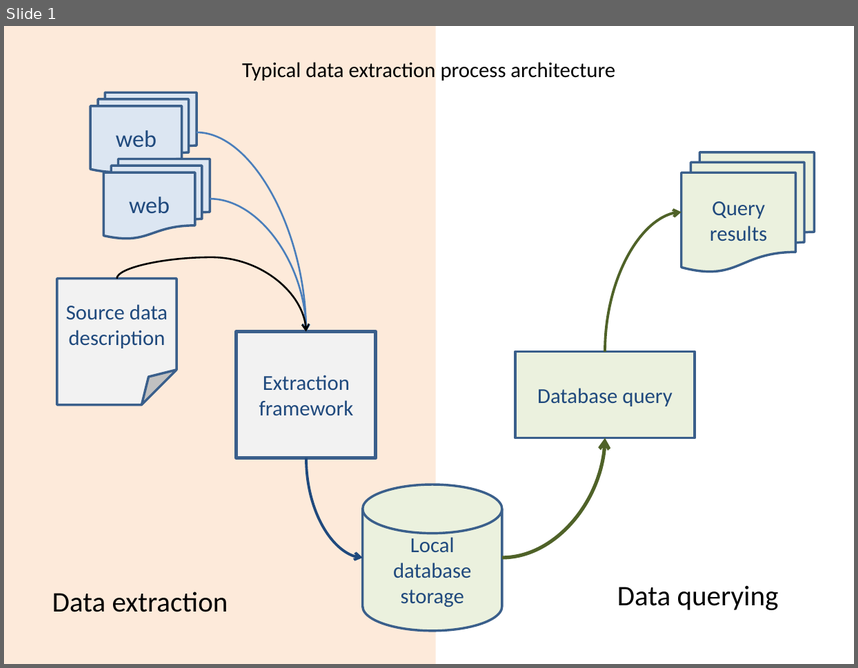
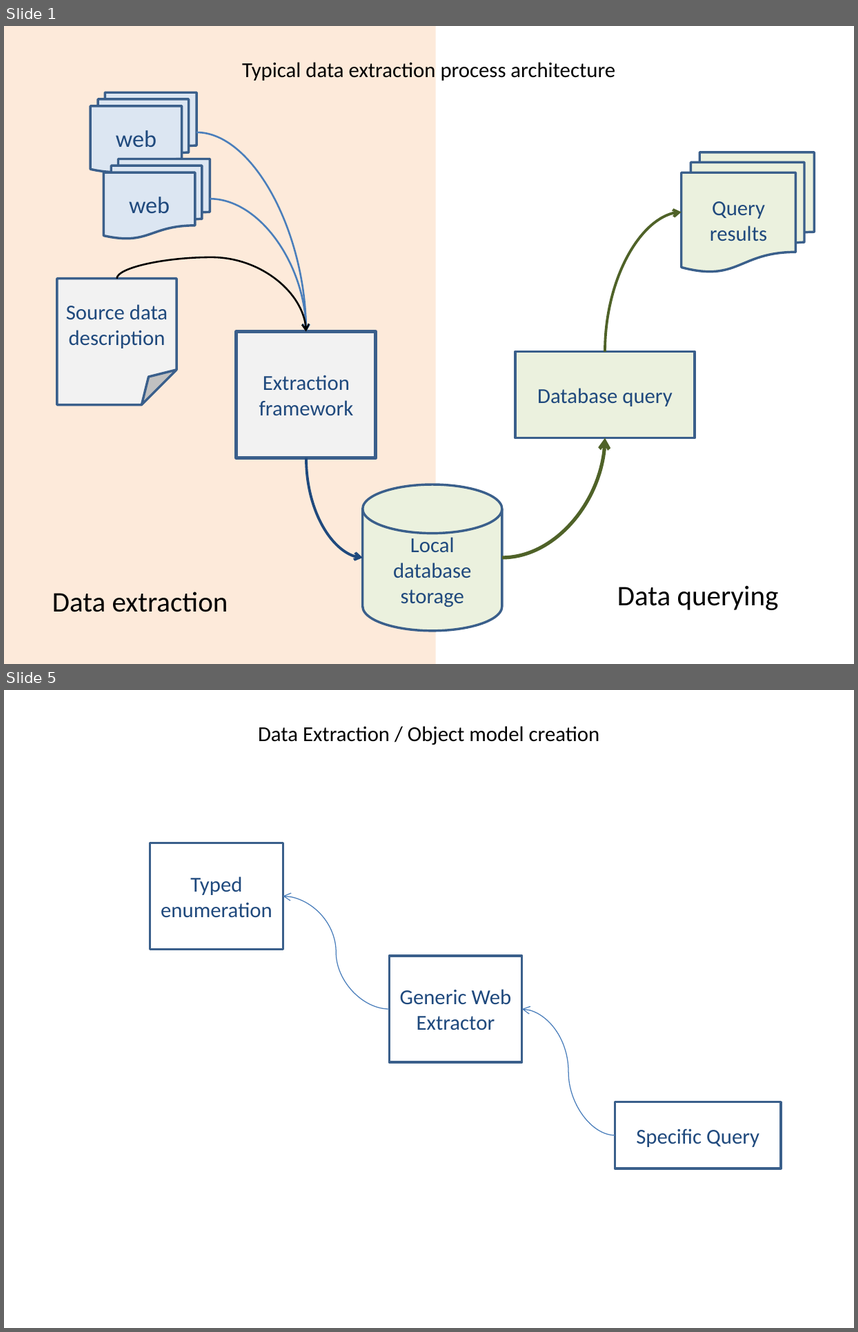
Before and after one commit to ARLM-Attic/linq2web, a slide deck: Documentation/diagrams.pptx. Shown one above the other, each under a label of ours: slide 1 before the commit, slides 1 and 5 after it; the slides between them are not shown. The pictures are 858x668 and 858x1332 pixels, drawn with LibreOffice and Linux fonts; fonts in the diff are those of the drawing. Boxes give left, top, right and bottom in pixels: in the first picture for what was removed or moved away, otherwise in the second. Text is boxed around its words. In the diff, an @@ line names an element or a change of style, - is before the commit and + after.

Commit message:
initial object model

```diff
--- a/Documentation/diagrams.pptx
+++ b/Documentation/diagrams.pptx
@@ slide 5 added at [4,690,854,1328], background #FFFFFF @@
@@ title added at [258,726,600,745], 18 pt, text #000000 @@
+Data Extraction / Object model creation
@@ rectangle added at [150,843,283,949], fill #FFFFFF, outline #3A5F8C 2 pt, 18 pt, text #1F497D @@
+Typed enumeration
@@ curved arrow added from (389, 1009) to (283, 896), #4B7EBC 0.75 pt @@
@@ rectangle added at [389,955,522,1061], fill #FFFFFF, outline #3A5F8C 2 pt, 18 pt, text #1F497D @@
+Generic Web Extractor
@@ curved arrow added from (615, 1134) to (522, 1009), #4B7EBC 0.75 pt @@
@@ rectangle added at [615,1101,781,1167], fill #FFFFFF, outline #3A5F8C 2 pt, 18 pt, text #1F497D @@
+Specific Query
```
Also in this commit, not shown: 3 slides changed, 22 other files.
